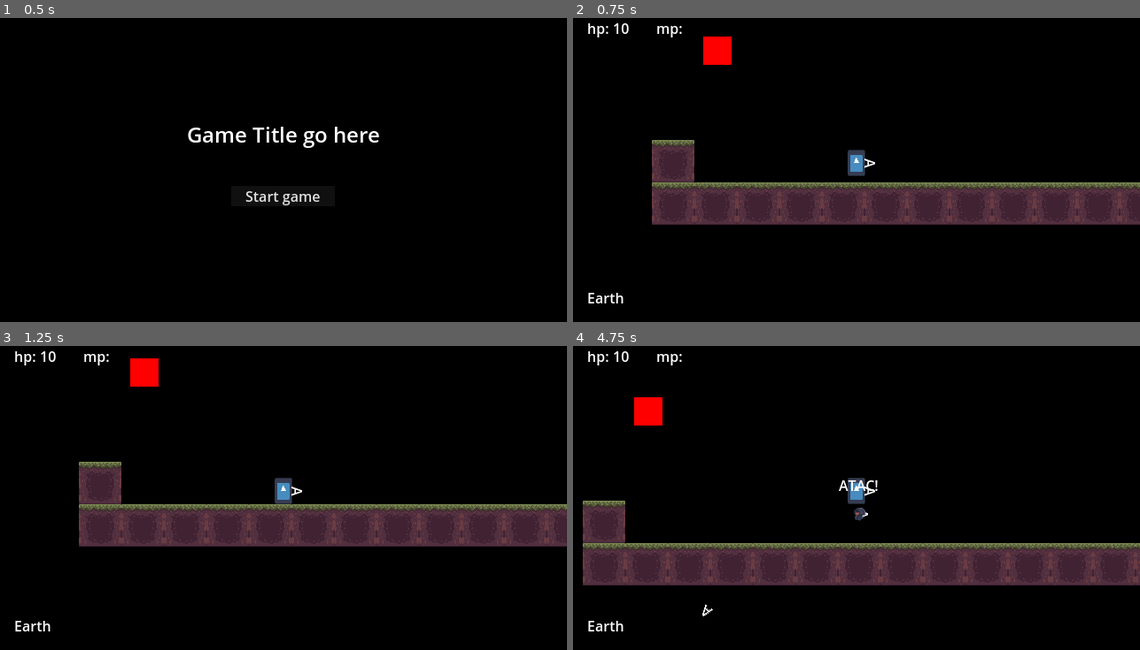
Above: before the commit, frames 1-4 (two rows, left to right).
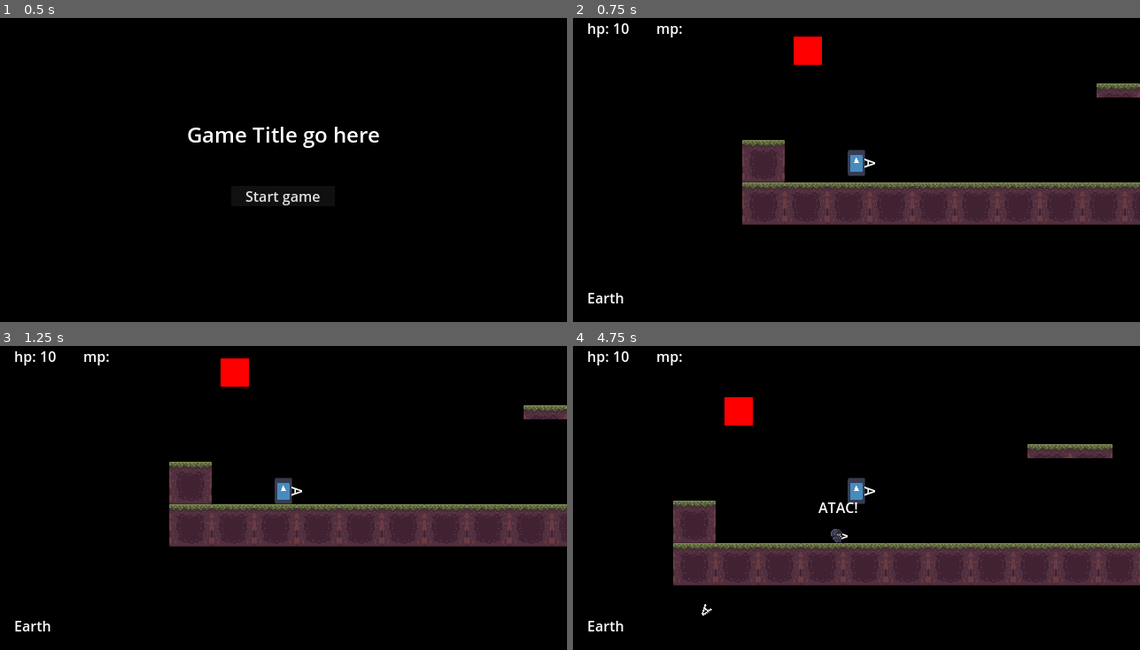
Above: after the commit, the same moments.

Repository: Enweave/pj16
Game: Godot game, scene res://Levels/System/main_menu_level.tscn
Two runs of this game, one before a commit and one after it. Both use one fixed random seed, a clock stepped at 60 frames per second and the inputs below. The engine's default icon, where the game draws it, is replaced by a stand-in: a white triangle on a blue panel in a dark square.
Inputs (mouse positions are in pixels of both pictures, inside the frame that each line leads up to):
- Up to frame 1 (0.5 s): no input
- Up to frame 2 (0.75 s): click "Start game" at 0.5 s
- Up to frame 3 (1.25 s): no input
- Up to frame 4 (4.75 s): tap Enter at 1.25 s; move the mouse to (981, 473) at 1.27 s; hold D (input_MoveRight) 1.28-2 s; tap J (input_Fire) at 1.35 s; click (981, 473) at 1.42 s; tap Space (input_Jump) at 1.52, 4.52 s; drag from (743, 507) to (862, 491) at 2.02 s; move the mouse to (913, 422) at 2.77 s; hold A (input_MoveLeft) 2.78-3.5 s; tap Delete at 2.85 s; drag from (828, 555) to (703, 373) at 3.52 s; move the mouse to (1026, 537) at 4.27 s; hold D (input_MoveRight) from 4.28 s (still down); tap V at 4.35 s

Frame 1 is identical in both runs. In frame 2, 6.5% of the frame differs, in the area x 13-100%, y 6-69%; in frame 3, 6.5%; in frame 4, 7.4%, in the area x 1-100%, y 16-89%.

Commit message:
add sprites

Diff:
--- a/Actors/Enemies/SwordEnemy/sword_enemy.tscn
+++ b/Actors/Enemies/SwordEnemy/sword_enemy.tscn
@@ -14,6 +14,7 @@
 [node name="GroundEnemyBody" parent="." instance=ExtResource("2_1w3qa")]
 
 [node name="VisionArea" parent="." instance=ExtResource("3_bons2")]
+vision_radius = 150.0
 
 [node name="AttackSensorArea" parent="." instance=ExtResource("3_bons2")]
 vision_radius = 50.0
--- a/Actors/Enemies/ground_enemy_body.tscn
+++ b/Actors/Enemies/ground_enemy_body.tscn
@@ -1,6 +1,6 @@
 [gd_scene load_steps=11 format=3 uid="uid://dpobjcmff7wiq"]
 
-[ext_resource type="Texture2D" uid="uid://pedmglffnpuk" path="res://Assets/SpriteSheets/Lilguy-Sheet-export.png" id="1_6f2lj"]
+[ext_resource type="Texture2D" uid="uid://pedmglffnpuk" path="res://Assets/SpriteSheets/lilguy/Lilguy-Sheet-export.png" id="1_6f2lj"]
 [ext_resource type="Script" path="res://Actors/Enemies/ground_enemy_body.gd" id="1_vrime"]
 
 [sub_resource type="CapsuleShape2D" id="CapsuleShape2D_pystw"]
--- a/Levels/Sandbox/test_1.tscn
+++ b/Levels/Sandbox/test_1.tscn
@@ -11,11 +11,11 @@
 script = ExtResource("1_5nkw1")
 
 [node name="TileMapLayer" type="TileMapLayer" parent="."]
-tile_map_data = PackedByteArray("AADy/wAAAAACAAEAAADy/wEAAAA …(3104 unchanged characters)… EAAEAAADx//7/AAAEAAIAAADx////AAAEAAMAAAA=")
+tile_map_data = PackedByteArray("AADy/wAAAAACAAEAAADy/wEAAAA …(3104 unchanged characters)… EAAEAAADx//7/AAAEAAIAAADx////AAAEAAMAAAALAPn/AAACAAEAAAAMAPn/AAADAAEAAAANAPn/AAAEAAEAAAAIAPn/AAACAAEAAAAJAPn/AAADAAEAAAAKAPn/AAAEAAEAAAA=")
 tile_set = ExtResource("5_sv68s")
 
 [node name="Player" parent="." instance=ExtResource("2_1bqeb")]
-position = Vector2(-41, -40)
+position = Vector2(-143, -40)
 
 [node name="Killz" parent="." instance=ExtResource("3_tmona")]
 position = Vector2(-42, 263)
@@ -26,3 +26,9 @@
 
 [node name="SwordEnemy" parent="." instance=ExtResource("6_3of23")]
 position = Vector2(386, -32)
+
+[node name="SwordEnemy2" parent="." instance=ExtResource("6_3of23")]
+position = Vector2(441, -132)
+
+[node name="SwordEnemy3" parent="." instance=ExtResource("6_3of23")]
+position = Vector2(218, -143)
Binary file added: Assets/SpriteSheets/Player/earth/ElementalWoodIdleBody-Sheet.png
Not shown, added: Assets/SpriteSheets/Player/earth/ElementalWoodIdleBody-Sheet.png.import
Binary file added: Assets/SpriteSheets/Player/earth/ElementalWoodIdleHead-Sheet.png
Not shown, added: Assets/SpriteSheets/Player/earth/ElementalWoodIdleHead-Sheet.png.import
Binary file added: Assets/SpriteSheets/Player/earth/ElementalWoodJumpBody-Sheet.png
Not shown, added: Assets/SpriteSheets/Player/earth/ElementalWoodJumpBody-Sheet.png.import
Binary file added: Assets/SpriteSheets/Player/earth/ElementalWoodJumpHead-Sheet.png
Not shown, added: Assets/SpriteSheets/Player/earth/ElementalWoodJumpHead-Sheet.png.import
Binary file added: Assets/SpriteSheets/Player/earth/ElementalWoodRunBody-Sheet.png
Not shown, added: Assets/SpriteSheets/Player/earth/ElementalWoodRunBody-Sheet.png.import
Binary file added: Assets/SpriteSheets/Player/earth/ElementalWoodRunHead-Sheet.png
Not shown, added: Assets/SpriteSheets/Player/earth/ElementalWoodRunHead-Sheet.png.import
(and 40 more such lines)
